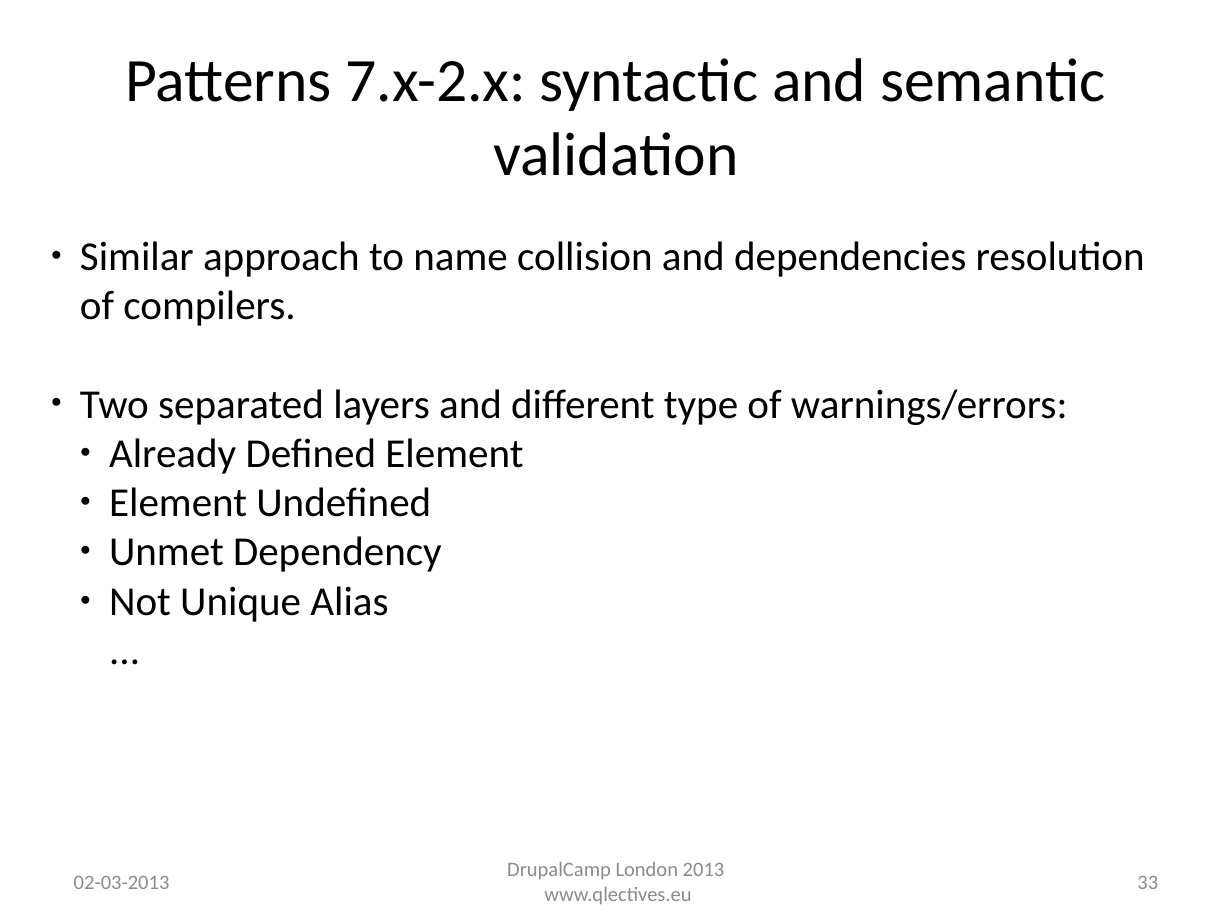
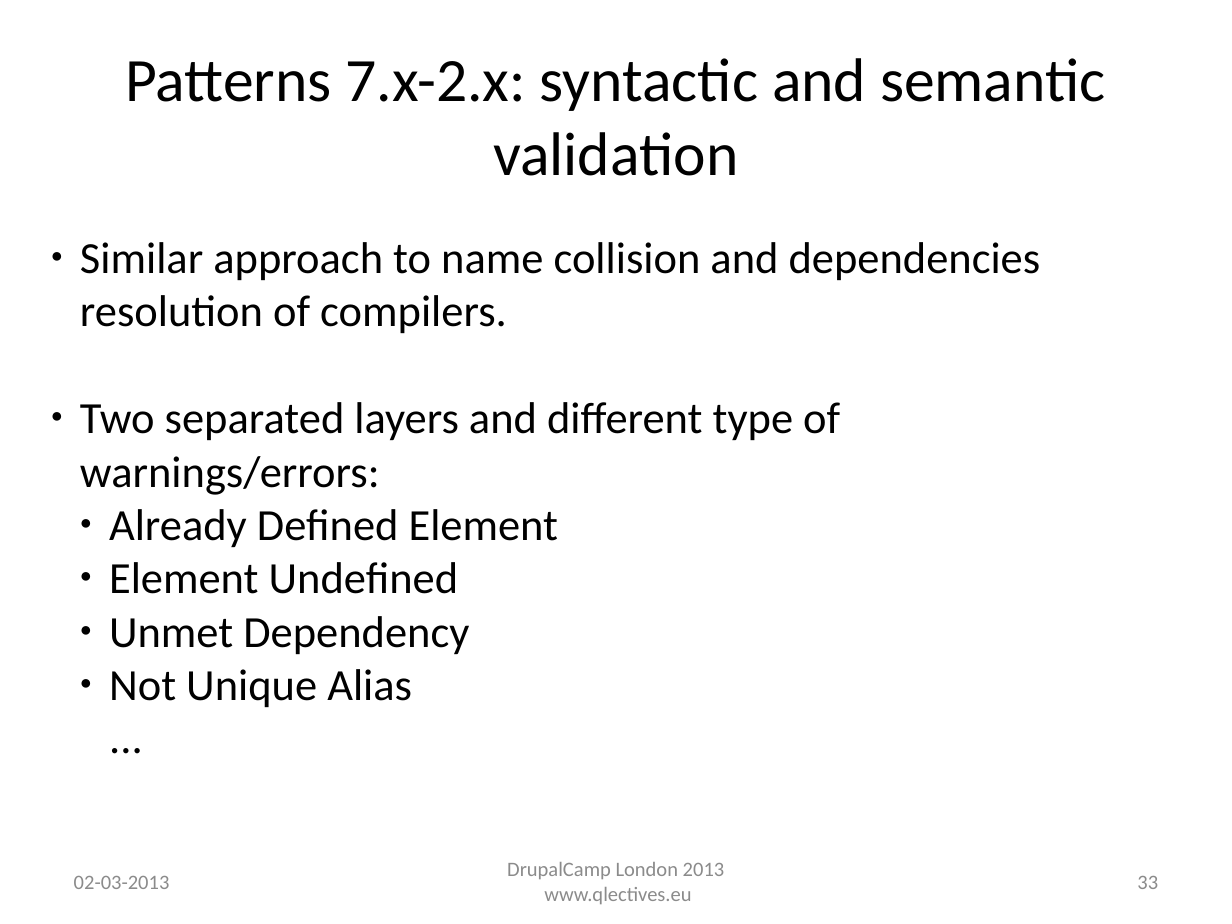
Before and after one commit to QScience/dc-slides, a slide deck: slide 33 of dclondon2013/patterns_dclondon2013.odp. Drawn at 1232x924 pixels with LibreOffice and Linux fonts; fonts in the diff are those of the drawing; background and template pictures are left out. Boxes give left, top, right and bottom in pixels: in the first picture for what was removed or moved away, otherwise in the second. Text is boxed around its words. In the diff, an @@ line names an element or a change of style, - is before the commit and + after.

```diff
--- a/dclondon2013/patterns_dclondon2013.odp
+++ b/dclondon2013/patterns_dclondon2013.odp
@@ text "Similar approach to name collision ..." at (80,242,1041,708): size 24 to 26 pt @@
```
Also in this commit, not shown: 15 other slides changed, 1 slide added, 3 other files.
